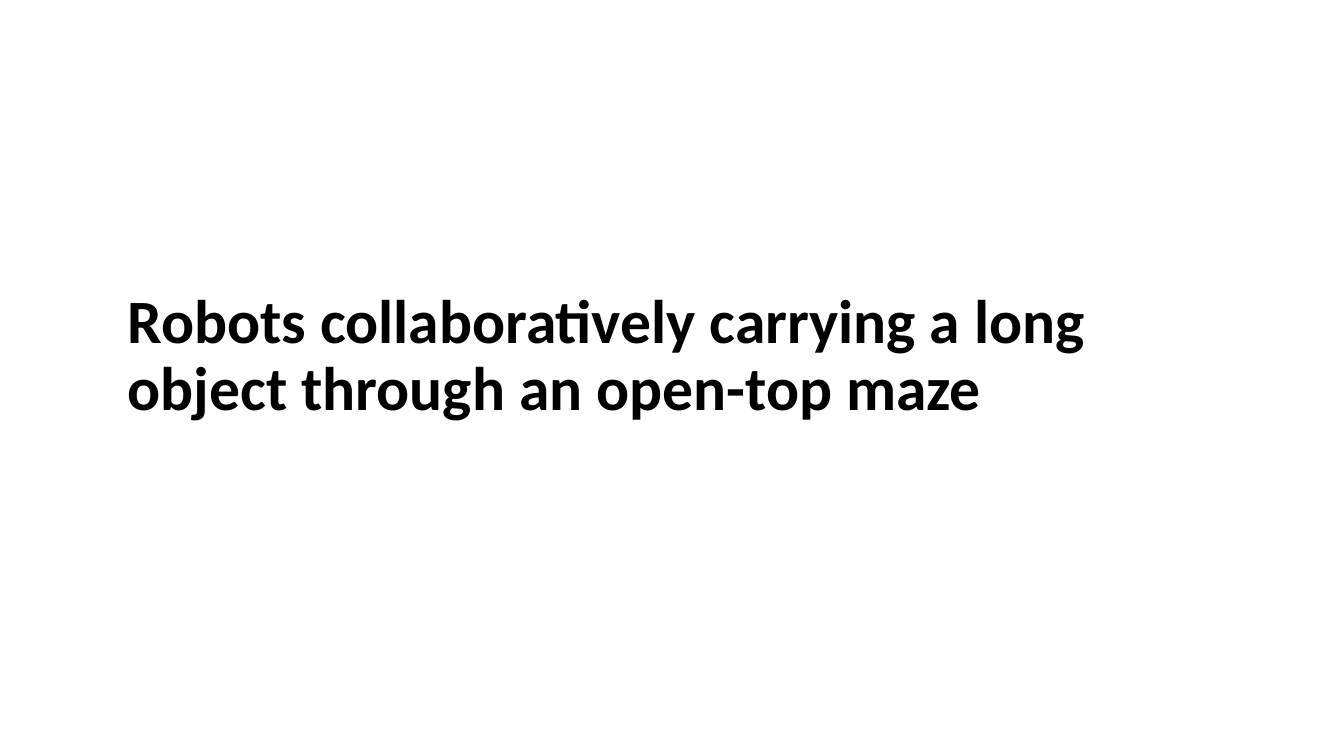
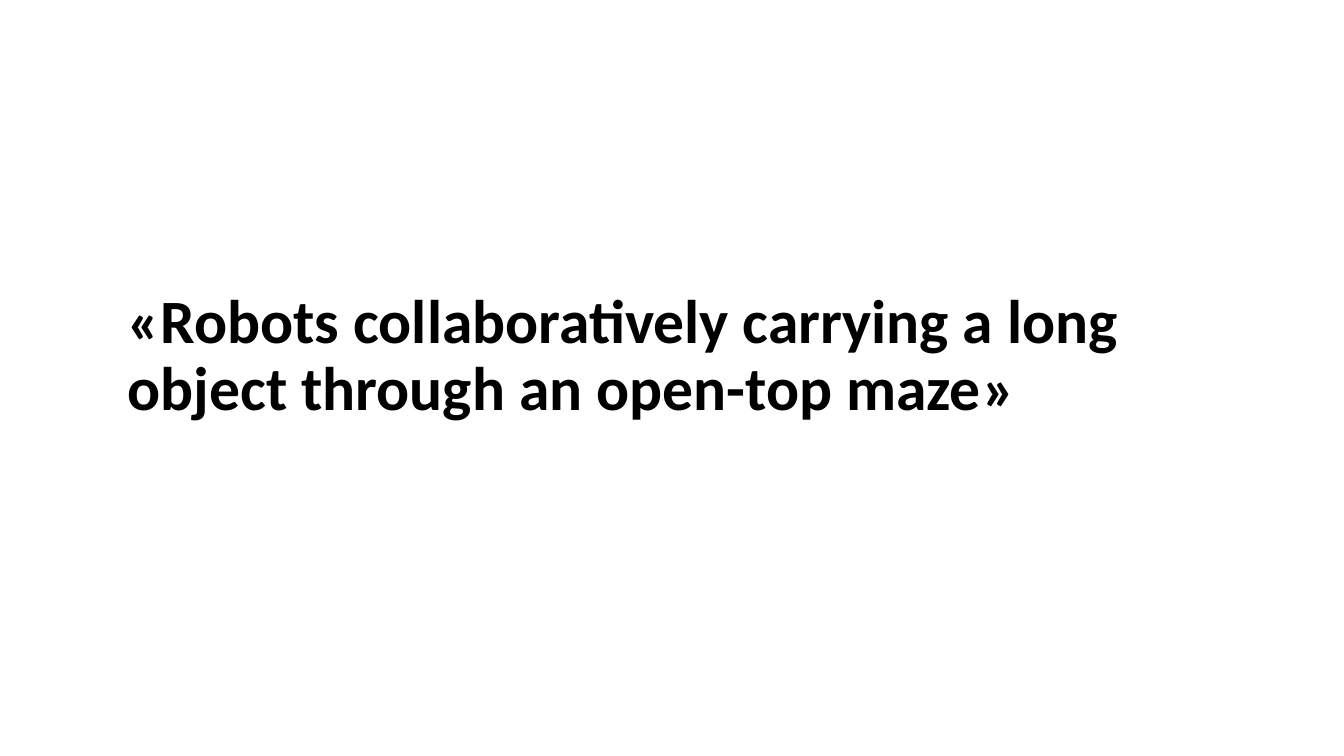
Before and after one commit to emredogan7/METU-EE-2017-2018-Capstone-Design-Project-Repository, a slide deck: slide 3 of sunum_/Birleştirilmiş.pptx. Drawn at 1344x756 pixels with LibreOffice and Linux fonts; fonts in the diff are those of the drawing. Boxes give left, top, right and bottom in pixels: in the first picture for what was removed or moved away, otherwise in the second. Text is boxed around its words. In the diff, an @@ line names an element or a change of style, - is before the commit and + after.

```diff
--- a/sunum_/Birleştirilmiş.pptx
+++ b/sunum_/Birleştirilmiş.pptx
@@ title at <box>128,299,1117,421</box>: text changed @@
-Robots collaboratively carrying a long object through an open-top maze
+«Robots collaboratively carrying a long object through an open-top maze»
```
Also in this commit, not shown: 2 other slides changed, 4 slides added, 3 slides removed.
